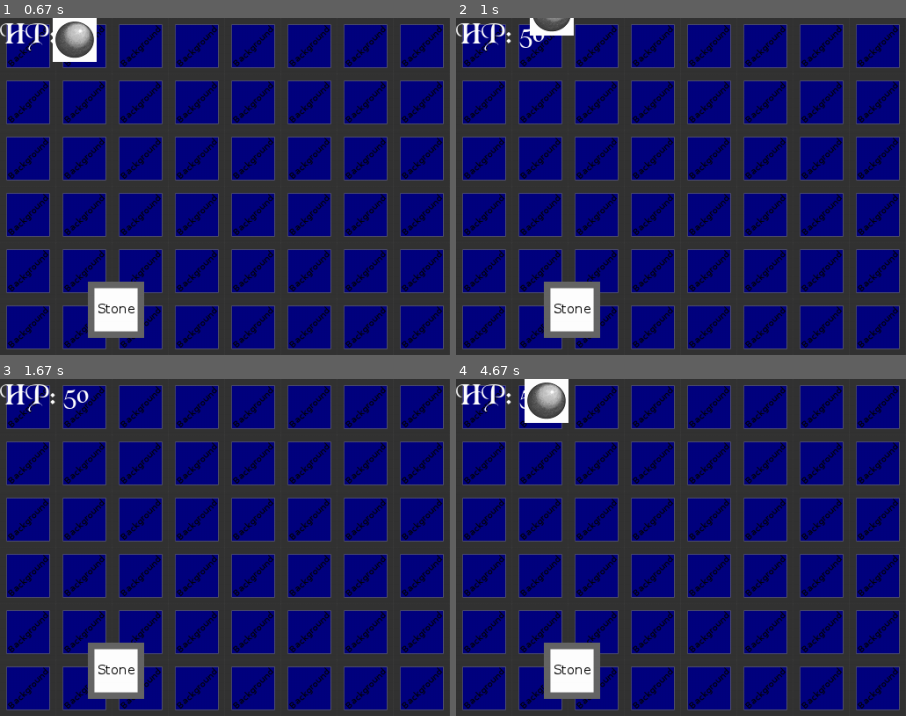
Above: before the commit, frames 1-4 (two rows, left to right).
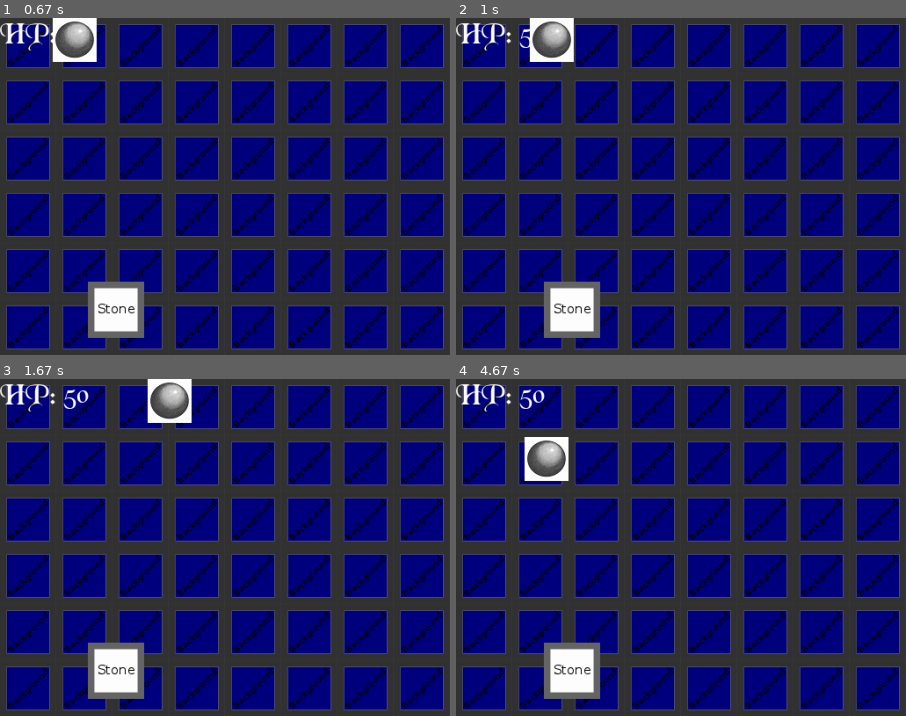
Above: after the commit, the same moments.

Repository: HallaSurvivor/mineEye
Game: pygame game, started from run.py
The game is run twice, just before and just after one commit, with the same random seed, the same clock (stepped at 60 frames per second) and the same inputs.
Inputs:
- Up to frame 1 (0.67 s): hold Right from 0.33 s (still down)
- Up to frame 2 (1 s): release Right at 0.8 s; hold Up from 0.83 s (still down)
- Up to frame 3 (1.67 s): release Up at 1.13 s; hold Right 1.17-1.63 s
- Up to frame 4 (4.67 s): hold Left 1.67-2.2 s; hold Down 2.23-2.53 s; hold Left 2.57-2.97 s; hold Up 3-3.37 s; hold Right 3.4-4.03 s; hold Down 4.07-4.43 s; hold Left from 4.47 s (still down)
The pictures show only the part of the screen within x 0-50%, y 0-50%; the shares and areas given below are measured in that part.

Frame 1 is identical in both runs. In frame 2, 1.1% of the frame differs, in the area x 16-27%, y 0-14%; in frame 3, 1.3%; in frame 4, 2.6%, in the area x 15-26%, y 0-31%.

Commit message:
Cleaned commenting, put colors into config, added world borders

Diff:
--- a/config.py
+++ b/config.py
@@ -5,6 +5,9 @@
 
 SCREEN_RESOLUTION = (1024, 768)
 
+BLACK = (0, 0, 0)
+WHITE = (255, 255, 255)
+
 UP = pygame.K_UP
 LEFT = pygame.K_LEFT
 DOWN = pygame.K_DOWN
--- a/run.py
+++ b/run.py
@@ -41,7 +41,7 @@
 
     screen.blit(background, (0, 0))
 
-    Hero_hp = HP_FONT.render("HP: {0}".format(Hero.hp), 1, (255, 255, 255))
+    Hero_hp = HP_FONT.render("HP: {0}".format(Hero.hp), 1, config.WHITE)
     screen.blit(Hero_hp, (0, 0))
 
     for event in pygame.event.get():
--- a/spritenames.py
+++ b/spritenames.py
@@ -2,6 +2,10 @@
 Defines the load(imagename) function to import sprites into the game
 
 Defines the create_background(background_tile) function to create a tiled background
+
+Defines the Hero class to represent the hero (player)
+
+Defines the Wall class to represent a tile the Hero cannot move through
 """
 import os
 import pygame
@@ -106,6 +110,12 @@
 
         self.rect.x += self.change_x
 
+        # Prevent moving offscreen
+        if self.rect.x > config.SCREEN_RESOLUTION[0] - self.image.get_width():
+            self.rect.x = config.SCREEN_RESOLUTION[0] - self.image.get_width()
+        elif self.rect.x < 0:
+            self.rect.x = 0
+
         block_hit_list = pygame.sprite.spritecollide(self, walls, False)
         for block in block_hit_list:
             if self.change_x > 0:
@@ -116,6 +126,12 @@
                 self.damage(5)
 
         self.rect.y += self.change_y
+
+        # Prevent moving offscreen
+        if self.rect.y > config.SCREEN_RESOLUTION[1] - self.image.get_height():
+            self.rect.y = config.SCREEN_RESOLUTION[1] - self.image.get_height()
+        elif self.rect.y < 0:
+            self.rect.y = 0
 
         block_hit_list = pygame.sprite.spritecollide(self, walls, False)
         for block in block_hit_list:
